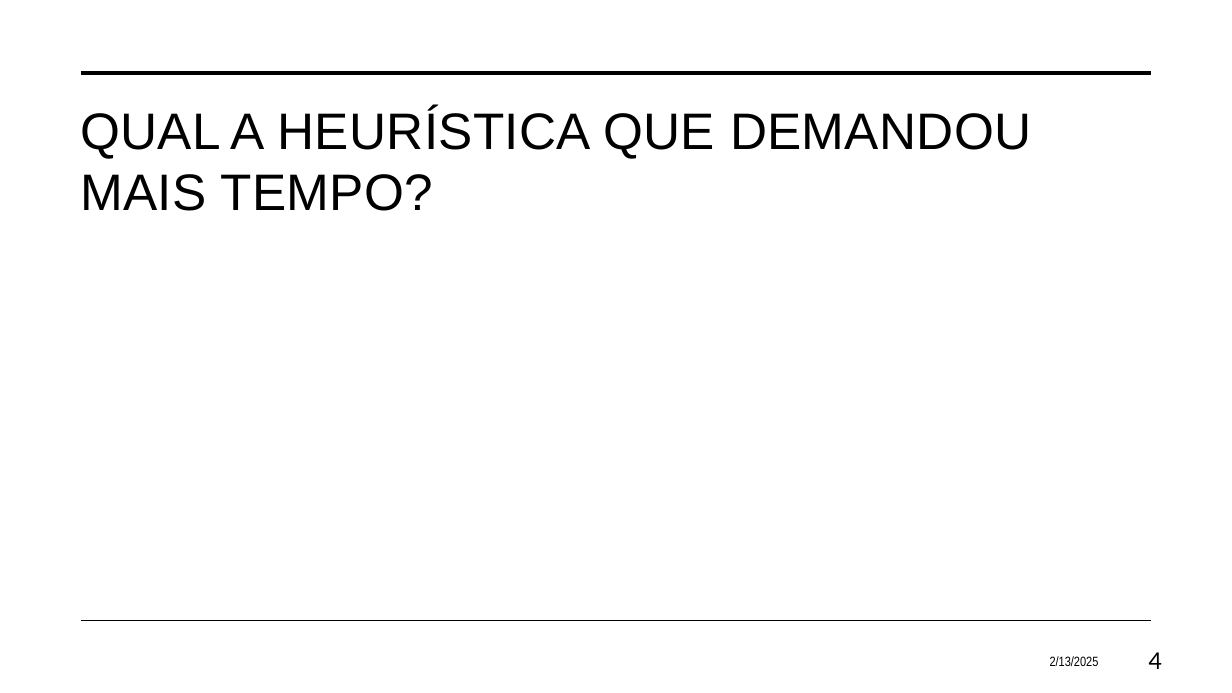
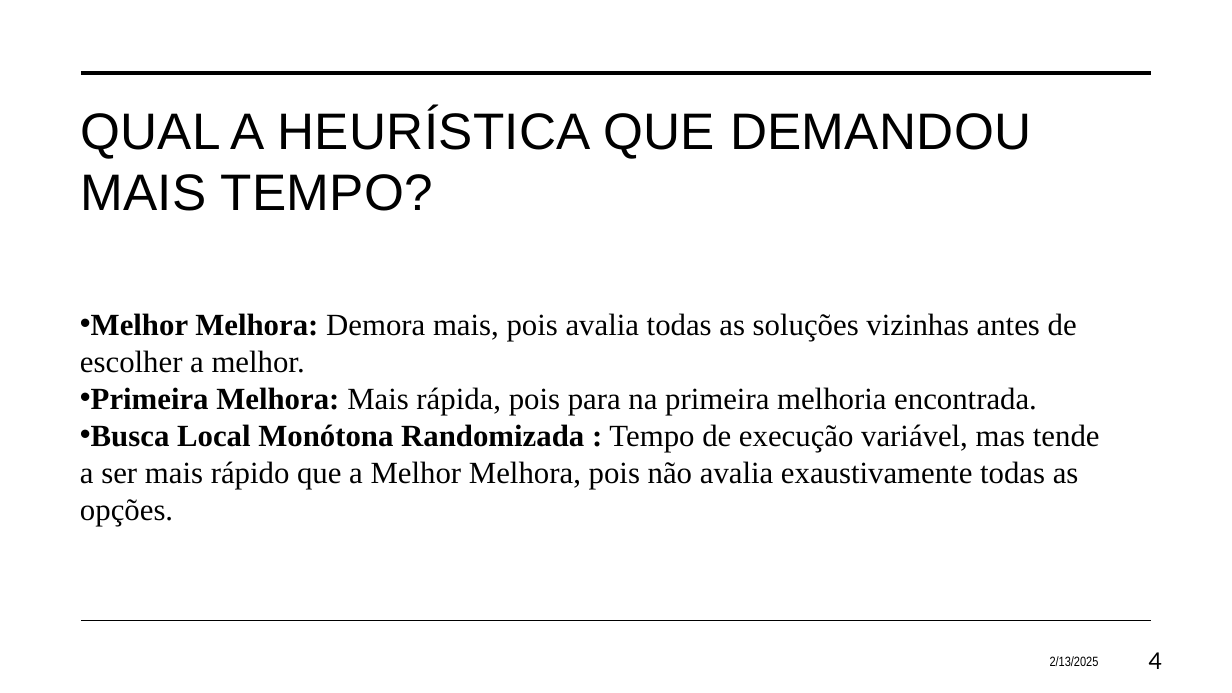
Before and after one commit to eduardosavian/heuristic-searches, a slide deck: slide 4 of documents/Presentation.pptx. Drawn at 1232x693 pixels with LibreOffice and Linux fonts; fonts in the diff are those of the drawing. Boxes give left, top, right and bottom in pixels: in the first picture for what was removed or moved away, otherwise in the second. Text is boxed around its words. In the diff, an @@ line names an element or a change of style, - is before the commit and + after.

```diff
--- a/documents/Presentation.pptx
+++ b/documents/Presentation.pptx
@@ text added at (80, 313, 1100, 526), 24 pt, text #000000 @@
+• Melhor Melhora: Demora mais, pois avalia todas as soluções vizinhas antes de escolher a melhor.
+• Primeira Melhora: Mais rápida, pois para na primeira melhoria encontrada.
+• Busca Local Monótona Randomizada : Tempo de execução variável, mas tende a ser mais rápido que a Melhor Melhora, pois não avalia exaustivamente todas as opções.
```
Also in this commit, not shown: 5 other slides changed.
